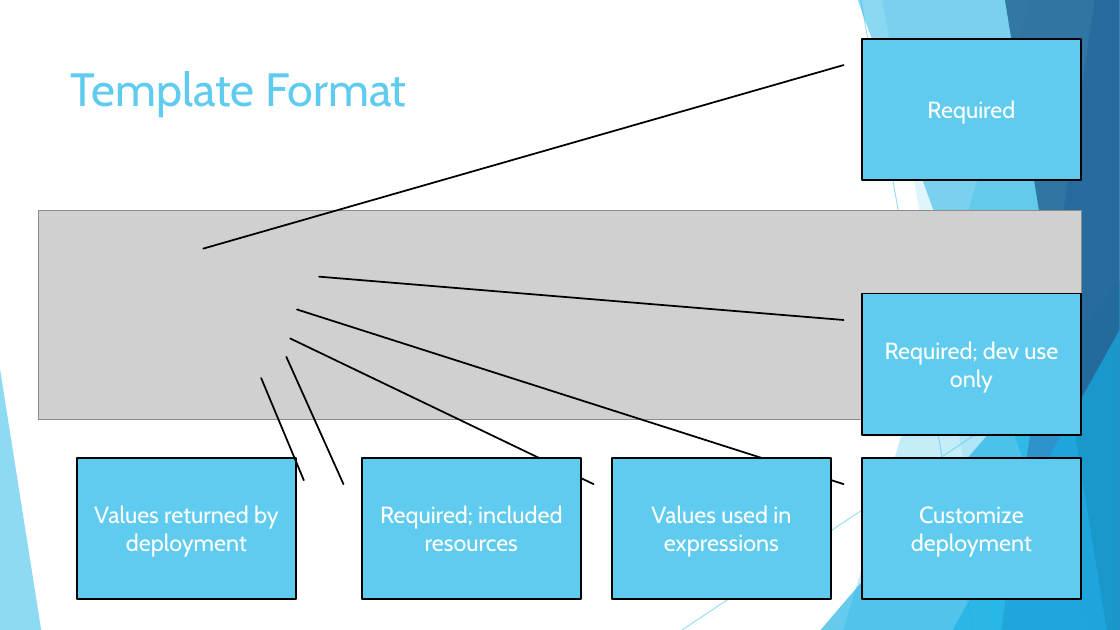
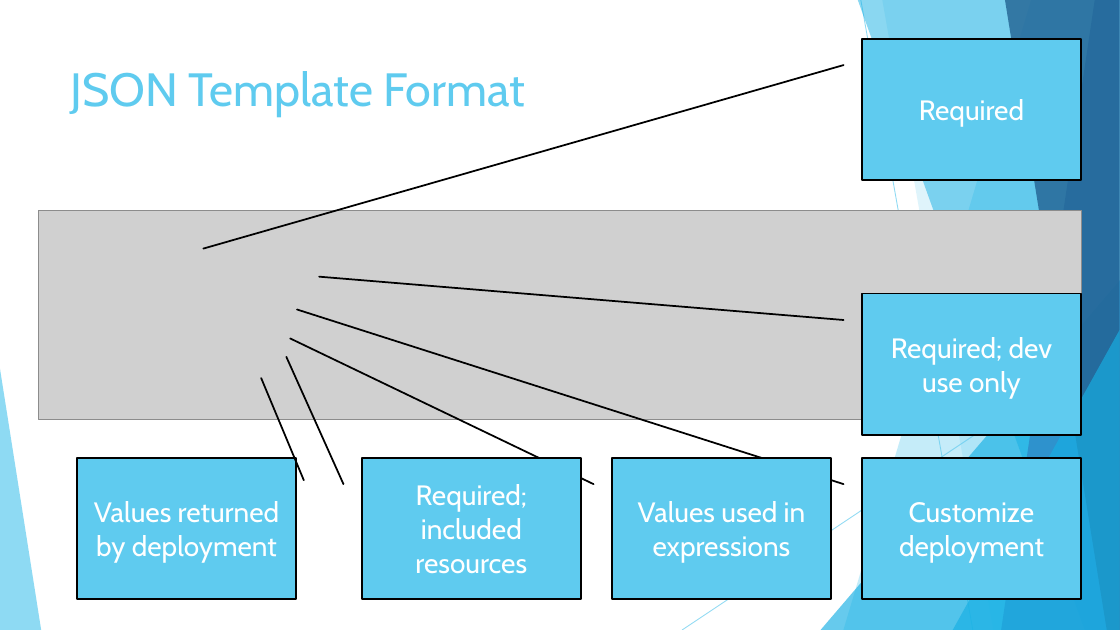
Before and after one commit to timothywarner/webapp, a slide deck: slide 6 of warner-azure-webapp-pod.pptx (slide 17 before the commit). Drawn at 1120x630 pixels with LibreOffice and Linux fonts; fonts in the diff are those of the drawing; grey boxes stand for pictures. Boxes give left, top, right and bottom in pixels: in the first picture for what was removed or moved away, otherwise in the second. Text is boxed around its words. In the diff, an @@ line names an element or a change of style, - is before the commit and + after.

```diff
--- a/warner-azure-webapp-pod.pptx
+++ b/warner-azure-webapp-pod.pptx
@@ title at (71, 71, 524, 118): text changed @@
-Template Format
+JSON Template Format
@@ size 20 to 24 pt in 6 elements at (862, 39, 1081, 180), (862, 293, 1081, 434), (862, 458, 1081, 599), (612, 458, 831, 599), (362, 458, 581, 599), (77, 458, 297, 599) @@
```
Also in this commit, not shown: 8 other slides changed, 2 slides added, 10 slides removed, 1 other file.
